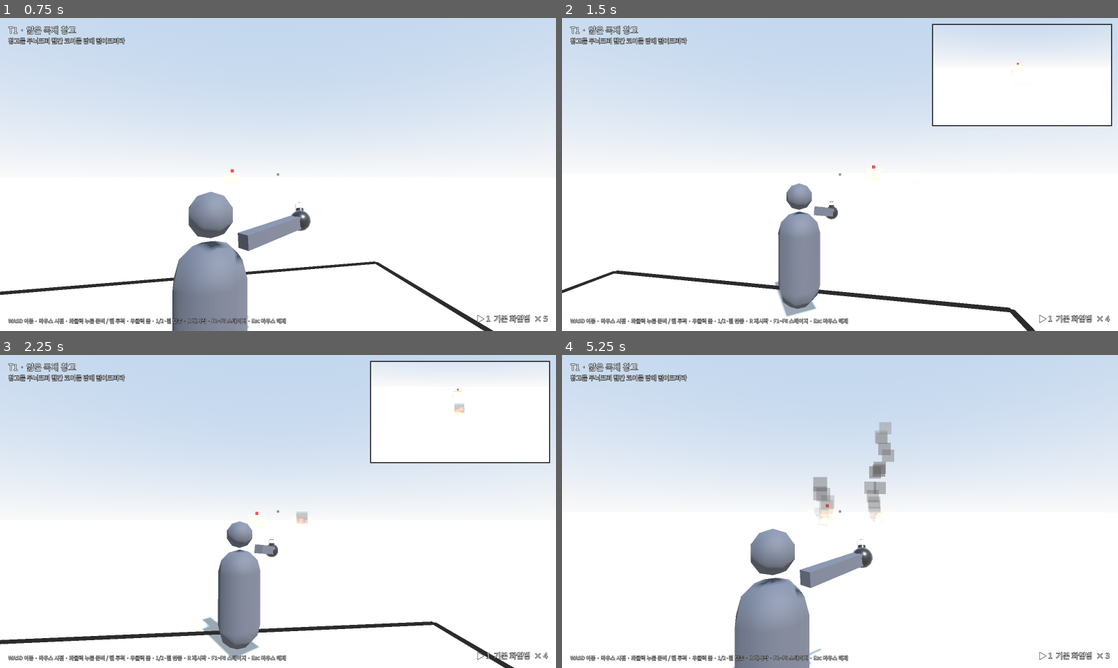
Above: before the commit, frames 1-4 (two rows, left to right).
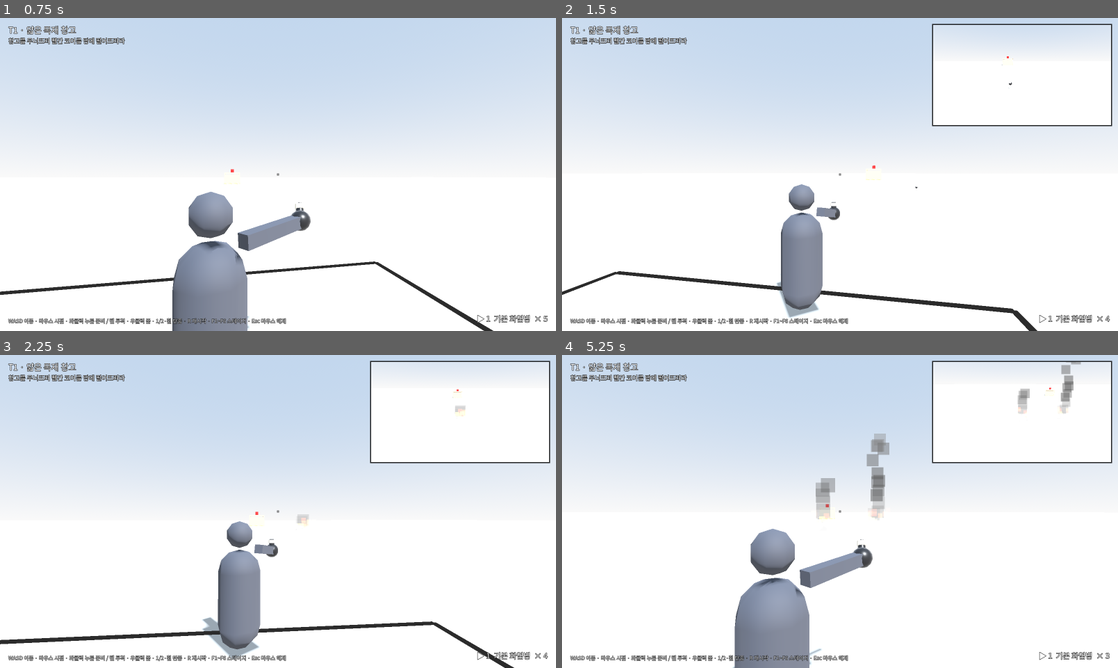
Above: after the commit, the same moments.

Repository: NeverB0re/mad-goblin-firebomb
Game: Godot game, scene res://scenes/main.tscn
The game is run twice, just before and just after one commit, with the same random seed, the same clock (stepped at 60 frames per second) and the same inputs.
Inputs (mouse positions are in pixels of both pictures, inside the frame that each line leads up to):
- Up to frame 1 (0.75 s): tap Enter (next_stage) at 0.5 s; move the mouse to (305, 174) at 0.52 s; hold W (move_forward) from 0.53 s (still down); hold 1 (ammo_1) from 0.53 s (still down); click (305, 174) at 0.67 s
- Up to frame 2 (1.5 s): keep holding W (move_forward); move the mouse to (812, 174) at 1.27 s; release 1 (ammo_1) at 1.28 s; tap 2 (ammo_2) at 1.35 s
- Up to frame 3 (2.25 s): keep holding W (move_forward); move the mouse to (289, 505) at 2.02 s; hold Enter (next_stage) from 2.03 s (still down)
- Up to frame 4 (5.25 s): keep holding W (move_forward); move the mouse to (834, 517) at 2.77 s; release Enter (next_stage) at 2.78 s; right-click (834, 517) at 2.85 s; click (834, 517) at 2.92 s; move the mouse to (878, 514) at 3.52 s; tap Keypad Enter at 3.6 s; move the mouse to (795, 508) at 4.27 s; tap 1 (ammo_1) at 4.35 s; move the mouse to (845, 511) at 5.02 s; hold 2 (ammo_2) from 5.03 s (still down); click (845, 511) at 5.17 s

Frame 1 is identical in both runs. In frame 2, 1.3% of the frame differs, in the area x 0-86%, y 12-100%; in frame 3, 0.1%; in frame 4, 12%, in the area x 45-99%, y 1-53%.

Commit message:
화염병 비행 시계 0.8배로 무게감 추가
- 궤적과 사거리는 그대로, 비행 시간만 약 25% 증가

Co-Authored-By: Claude Opus 5.5 <noreply@anthropic.com>

Diff:
--- a/scripts/projectile.gd
+++ b/scripts/projectile.gd
@@ -8,7 +8,10 @@
 const GRAVITY := 9.8
 ## 1 = 지형/블록, 2 = 적
 const HIT_MASK := 1 | 2
-const MAX_TIME := 20.0
+const MAX_TIME := 25.0
+## 비행 시계 배율. 궤적(착탄점)은 그대로 두고 날아가는 시간만 늘려 무게감을 준다.
+## 투척 속도 × k, 중력 × k² 로 바꾼 것과 같아서 사거리 표는 변하지 않는다.
+const FLIGHT_TIME_SCALE := 0.8
 
 var ammo: AmmoType
 var velocity := Vector3.ZERO
@@ -67,4 +70,4 @@
 
 
 func _physics_process(_delta: float) -> void:
-	step(1.0 / Engine.physics_ticks_per_second)
+	step(FLIGHT_TIME_SCALE / Engine.physics_ticks_per_second)
--- a/tests/stage_test.gd
+++ b/tests/stage_test.gd
@@ -34,7 +34,8 @@
 
 static func flight_time(origin: Vector3, target: Vector3, dir: Vector3, v: float) -> float:
 	var x := Vector2(target.x - origin.x, target.z - origin.z).length()
-	return x / (v * Vector2(dir.x, dir.z).length())
+	# 비행 시계 배율만큼 실제 시간은 더 걸린다
+	return x / (v * Vector2(dir.x, dir.z).length()) / Projectile.FLIGHT_TIME_SCALE
 
 
 func _point_player(stage: Stage, target: Vector3) -> void:
